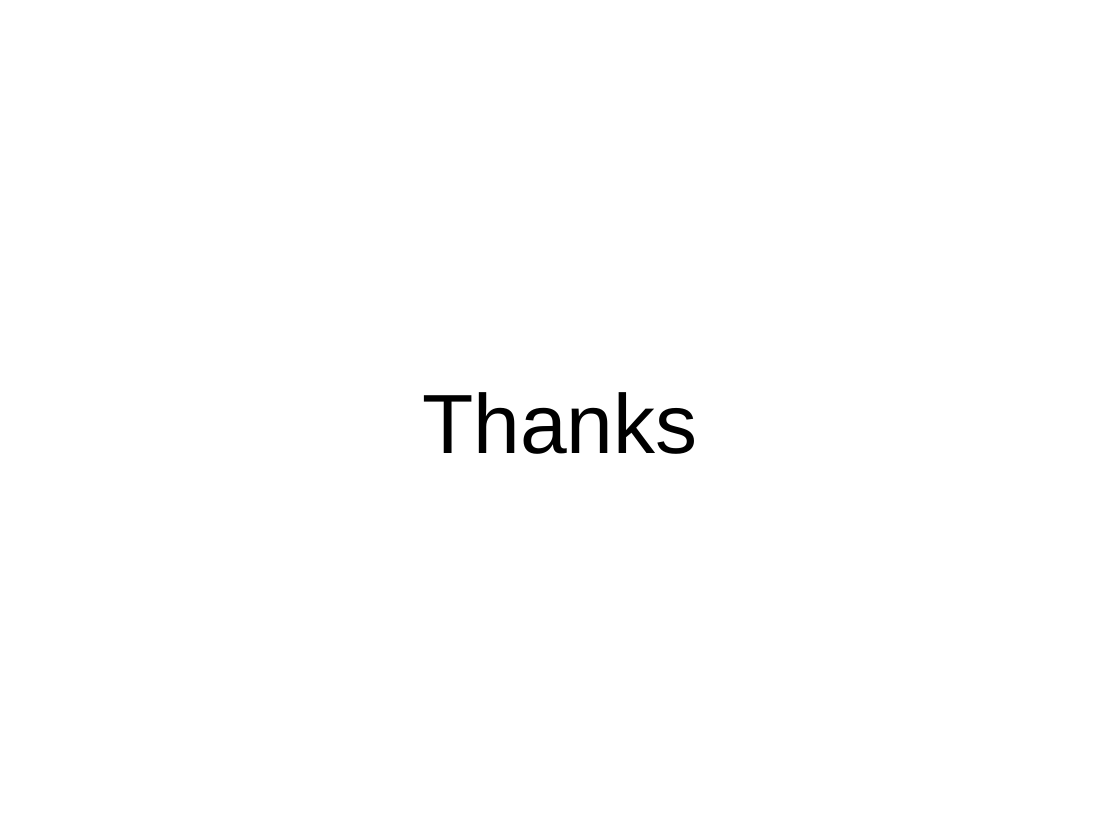
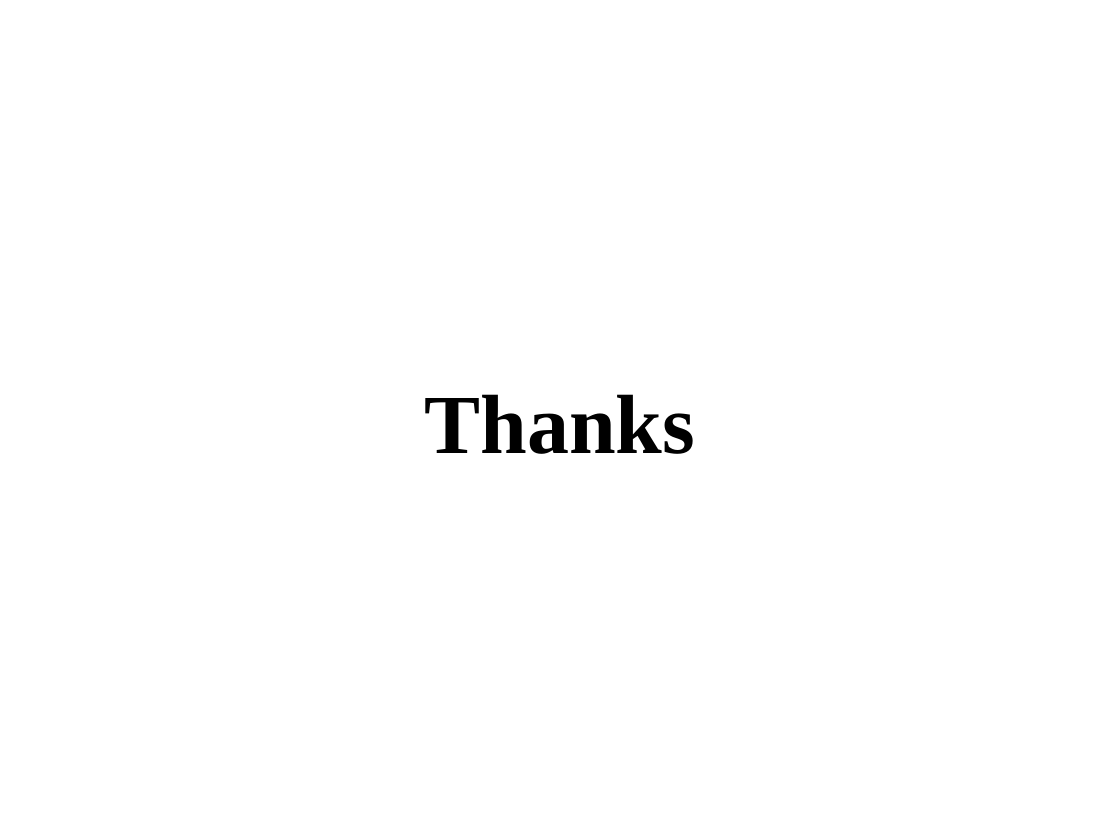
Before and after one commit to shqcandy/Report, a slide deck: slide 23 of 报告_v1.ppt (slide 35 before the commit). Drawn at 1120x840 pixels with LibreOffice and Linux fonts; fonts in the diff are those of the drawing; background and template pictures are left out. Boxes give left, top, right and bottom in pixels: in the first picture for what was removed or moved away, otherwise in the second. Text is boxed around its words. In the diff, an @@ line names an element or a change of style, - is before the commit and + after.

```diff
--- a/报告_v1.ppt
+++ b/报告_v1.ppt
@@ text "Thanks" at [425,394,696,454]: font Arial to Times New Roman, bold on @@
```
Also in this commit, not shown: 9 other slides changed, 10 slides added, 22 slides removed, 22 other files.
